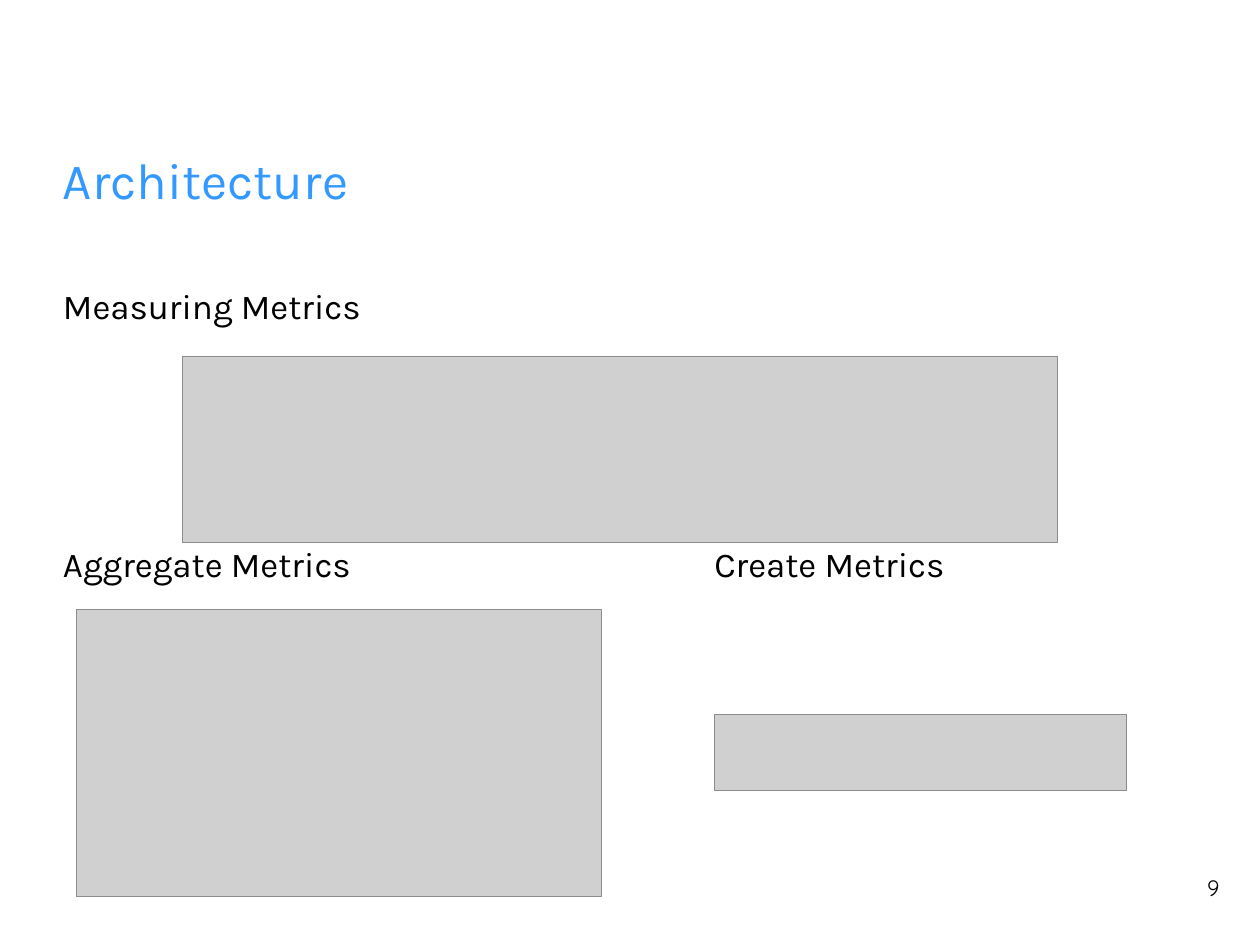
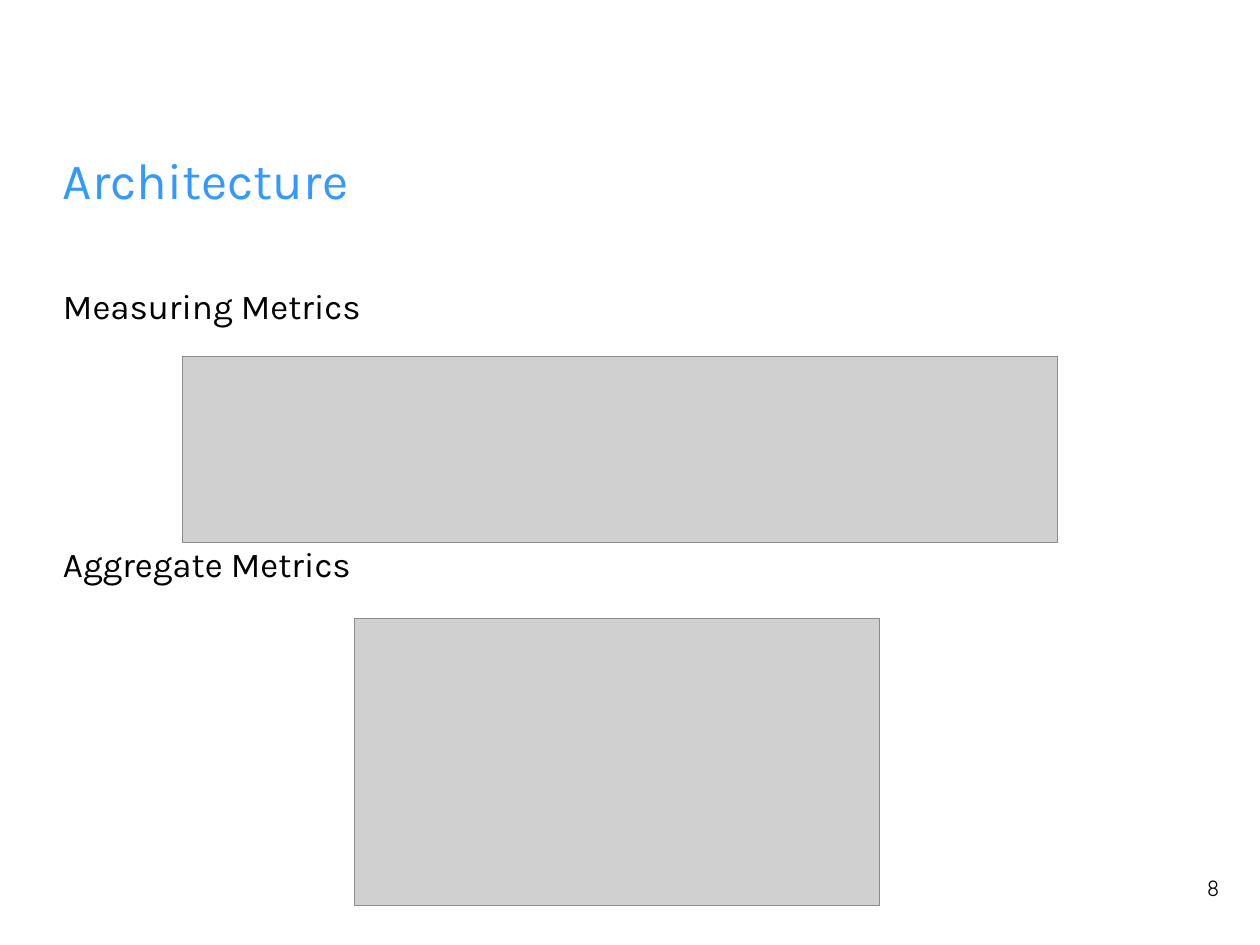
Before and after one commit to fhilprec/HardwareMonitoring, a slide deck: slide 8 of ProjectPresentation.odp (slide 9 before the commit). Drawn at 1260x945 pixels with LibreOffice and Linux fonts; fonts in the diff are those of the drawing; grey boxes stand for pictures; background and template pictures are left out. Boxes give left, top, right and bottom in pixels: in the first picture for what was removed or moved away, otherwise in the second. Text is boxed around its words. In the diff, an @@ line names an element or a change of style, - is before the commit and + after.

```diff
--- a/ProjectPresentation.odp
+++ b/ProjectPresentation.odp
@@ text removed at box(714, 553, 945, 578) @@
-Create Metrics
@@ picture: place and size @@
-picture at box(77, 611, 601, 898)
+picture at box(354, 619, 879, 906)
@@ picture removed at box(715, 715, 1126, 791) @@
@@ page number at box(1207, 880, 1220, 896): text changed @@
-9
+8
```
Also in this commit, not shown: 2 other slides changed, 1 slide added.
